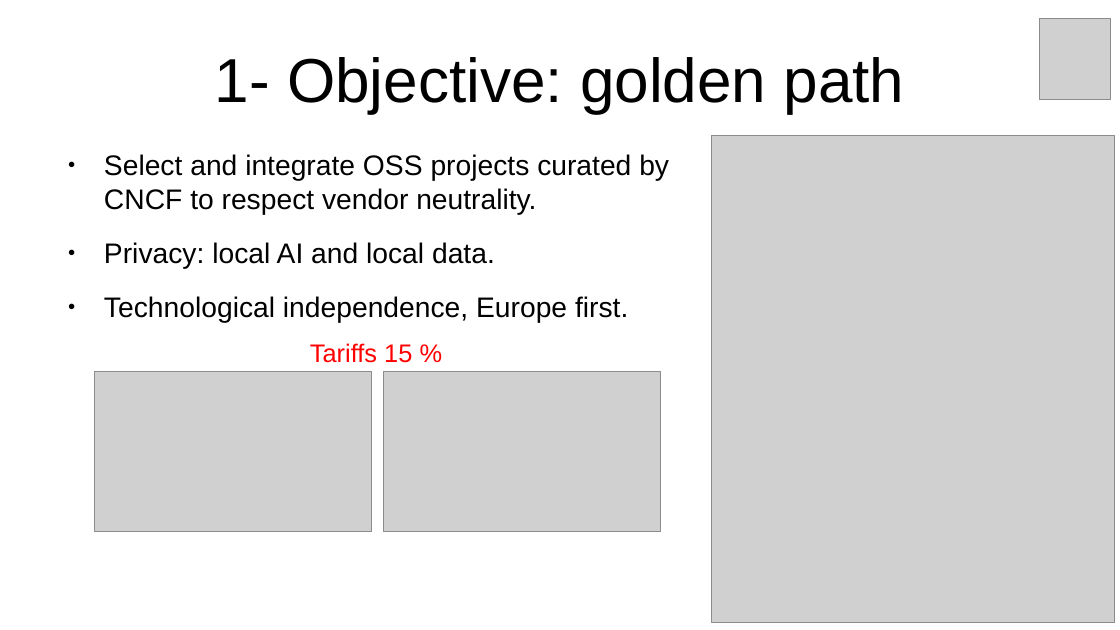
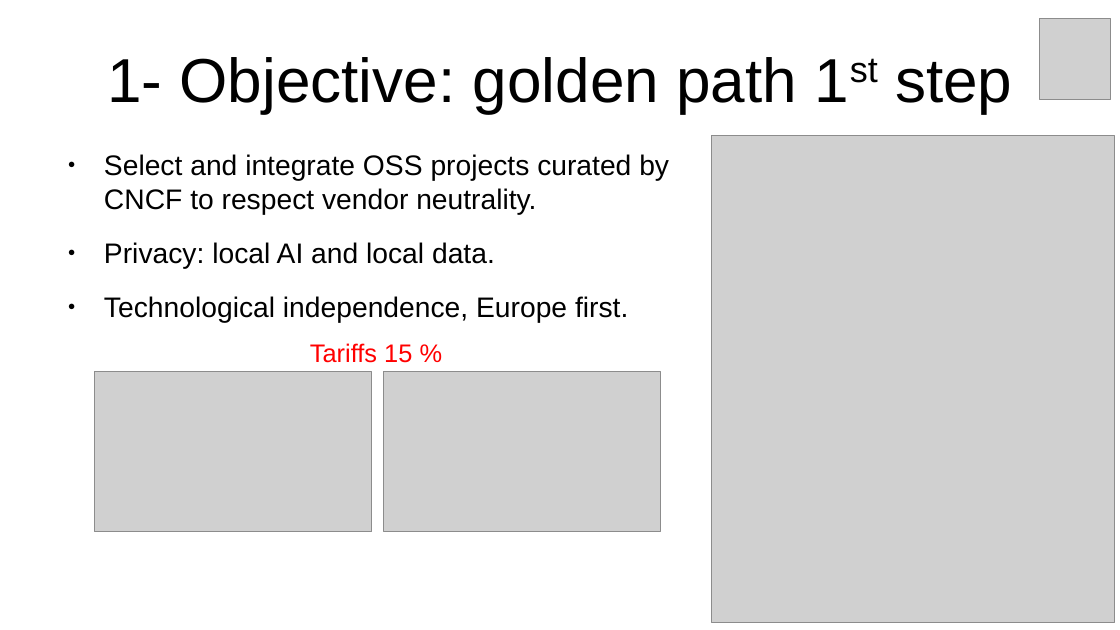
Before and after one commit to inigokintana/homelab-2-prod-ai-golden-path, a slide deck: slide 3 of docs/Presentation-homelab-2-prod-ai-golden-path.odp. Drawn at 1120x630 pixels with LibreOffice and Linux fonts; fonts in the diff are those of the drawing; grey boxes stand for pictures. Boxes give left, top, right and bottom in pixels: in the first picture for what was removed or moved away, otherwise in the second. Text is boxed around its words. In the diff, an @@ line names an element or a change of style, - is before the commit and + after.

```diff
--- a/docs/Presentation-homelab-2-prod-ai-golden-path.odp
+++ b/docs/Presentation-homelab-2-prod-ai-golden-path.odp
@@ title at (107,57,1012,113): text changed @@
-1- Objective: golden path
+1- Objective: golden path 1st step
```
Also in this commit, not shown: 9 other slides changed, 7 other files.
